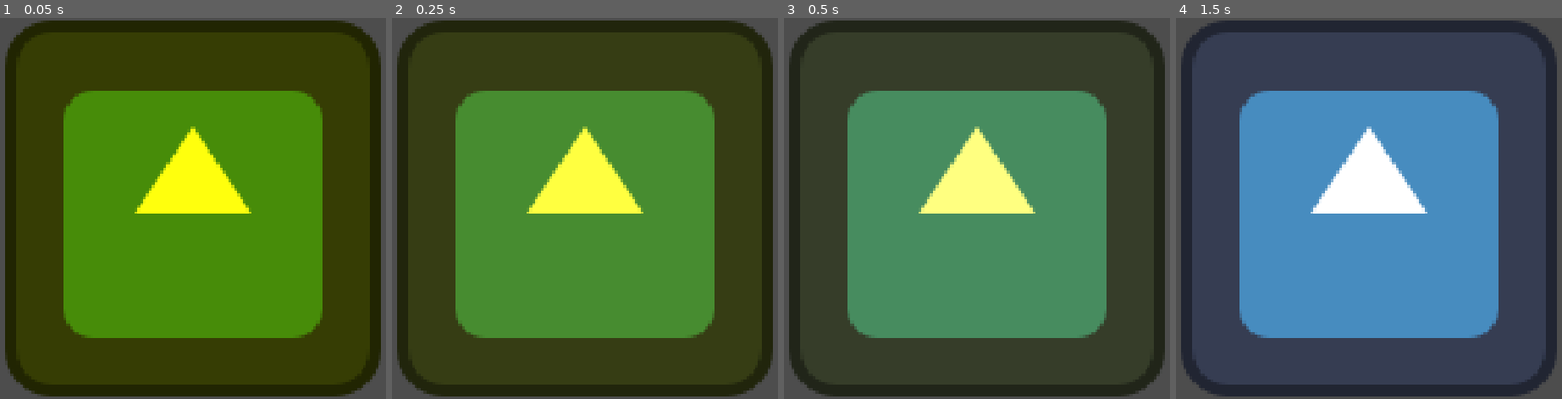
Above: before the commit, frames 1-4 (left to right).
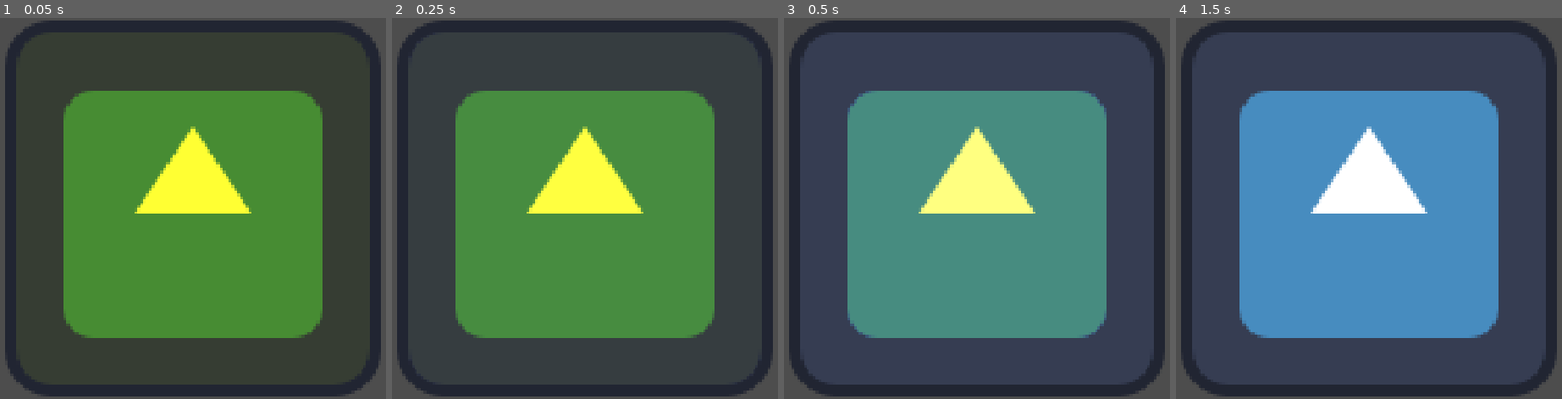
Above: after the commit, the same moments.

Repository: Ranger-Yev/project_sequence
Game: Godot game, scene res://shader_text.tscn
The game is run twice, just before and just after one commit, with the same random seed, the same clock (stepped at 60 frames per second) and the same inputs. This scene is started directly instead of the project's main scene. The engine's default icon, where the game draws it, is replaced by a stand-in: a white triangle on a blue panel in a dark square.
Inputs (mouse positions are in pixels of both pictures, inside the frame that each line leads up to):
- Up to frame 1 (0.05 s): no input
- Up to frame 2 (0.25 s): no input
- Up to frame 3 (0.5 s): no input
- Up to frame 4 (1.5 s): tap Enter (ui_accept) at 0.5, 0.77, 1.25 s; move the mouse to (1334, 284) at 0.52 s; hold Up (ui_up) from 0.53 s (still down); tap Mouse wheel down (Scroll_Down) at 0.6 s; move the mouse to (outside the picture) at 1.27 s; tap Mouse wheel up (Scroll_Up) at 1.35 s

The runs differ from the first frame. In frame 1, 95% of the frame differs, in the area x 1-99%, y 0-100%; in frame 2, 52%; in frame 3, 91%; in frame 4, nothing differs.

Commit message:
Added textures for shader practice.

Diff:
--- a/shader_text.tres
+++ b/shader_text.tres
@@ -5,27 +5,23 @@
 
 [sub_resource type="VisualShaderNodeVectorCompose" id="VisualShaderNodeVectorCompose_638sw"]
 
-[sub_resource type="VisualShaderNodeFloatOp" id="VisualShaderNodeFloatOp_xg4tk"]
-operator = 2
-
 [sub_resource type="VisualShaderNodeInput" id="VisualShaderNodeInput_mfsvm"]
 expanded_output_ports = [0]
 input_name = "color"
 
 [sub_resource type="VisualShaderNodeClamp" id="VisualShaderNodeClamp_638sw"]
+default_input_values = [0, 0.0, 1, 0.2, 2, 1.0]
 
 [resource]
 mode = 1
 flags/light_only = false
-nodes/fragment/0/position = Vector2(-44.523983, -140.5584)
+nodes/fragment/0/position = Vector2(-43.523308, -53.49989)
 nodes/fragment/5/node = SubResource("VisualShaderNodeInput_mlsl8")
-nodes/fragment/5/position = Vector2(-1134.2214, -230.13797)
+nodes/fragment/5/position = Vector2(-1248, -224)
 nodes/fragment/6/node = SubResource("VisualShaderNodeVectorCompose_638sw")
-nodes/fragment/6/position = Vector2(-275.14166, -157.07767)
-nodes/fragment/7/node = SubResource("VisualShaderNodeFloatOp_xg4tk")
-nodes/fragment/7/position = Vector2(-684.64014, -119.33325)
+nodes/fragment/6/position = Vector2(-274.00134, -78.9563)
 nodes/fragment/8/node = SubResource("VisualShaderNodeInput_mfsvm")
 nodes/fragment/8/position = Vector2(-1134.0828, -18.232254)
 nodes/fragment/9/node = SubResource("VisualShaderNodeClamp_638sw")
-nodes/fragment/9/position = Vector2(-478.38168, 12.277111)
-nodes/fragment/connections = PackedInt32Array(6, 0, 0, 0, 8, 3, 7, 1, 8, 2, 6, 1, 8, 1, 6, 0, 9, 0, 6, 2, 8, 3, 9, 2, 5, 0, 7, 0, 7, 0, 9, 0)
+nodes/fragment/9/position = Vector2(-568.8231, 17.162045)
+nodes/fragment/connections = PackedInt32Array(6, 0, 0, 0, 8, 2, 6, 1, 8, 1, 6, 0, 5, 0, 9, 0, 8, 3, 9, 2, 9, 0, 6, 2)
Binary file added: Art/checker_board.png
Not shown, added: Art/checker_board.png.import
Binary file added: Art/pentagon.png
Not shown, added: Art/pentagon.png.import
